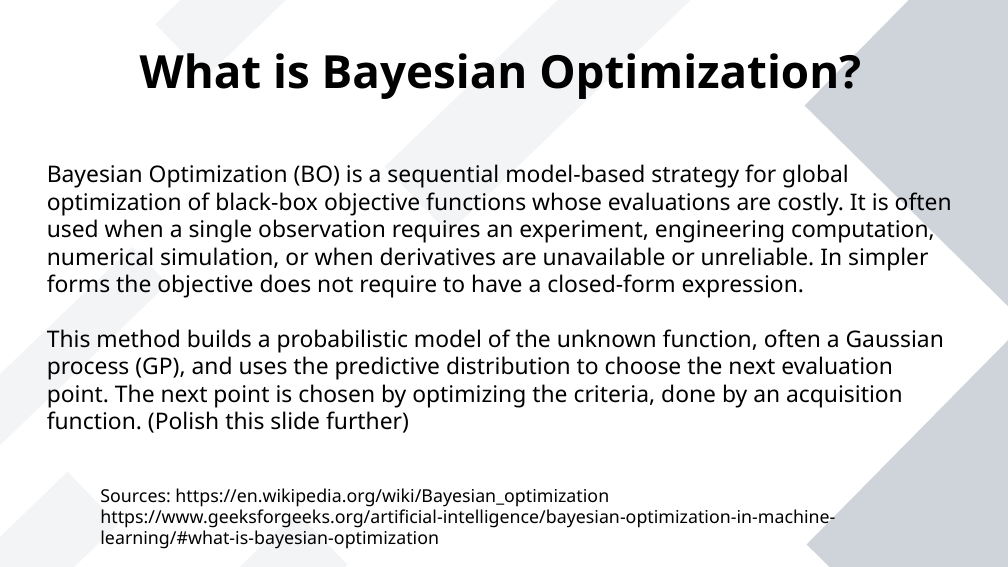
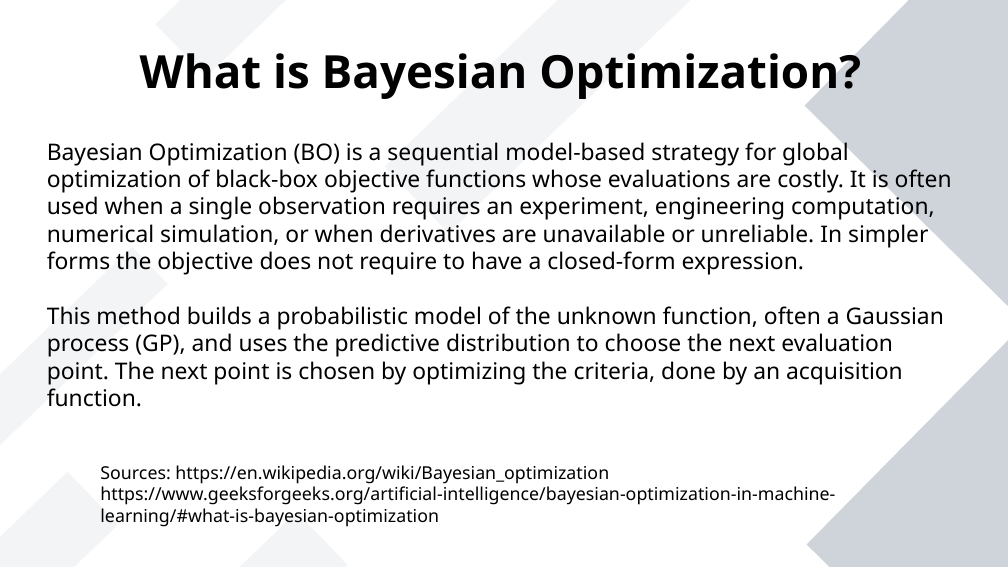
Before and after one commit to landerich/ECEN4293-Final-Project-Bayesian-Optimization, a slide deck: slide 3 of Slide Presentation BO for Charlib.odp. Drawn at 1008x567 pixels with LibreOffice and Linux fonts; fonts in the diff are those of the drawing. Boxes give left, top, right and bottom in pixels: in the first picture for what was removed or moved away, otherwise in the second. Text is boxed around its words. In the diff, an @@ line names an element or a change of style, - is before the commit and + after.

```diff
--- a/Slide Presentation BO for Charlib.odp
+++ b/Slide Presentation BO for Charlib.odp
@@ subtitle "Bayesian Optimization (BO) is a ...": place and size @@
-subtitle "Bayesian Optimization (BO) is a ..." at bbox=[47, 164, 952, 433]
+subtitle "Bayesian Optimization (BO) is a ..." at bbox=[47, 139, 952, 407]
@@ subtitle at bbox=[47, 306, 944, 407]: text changed @@
-This method builds a probabilistic model of the unknown function, often a Gaussian process (GP), and uses the predictive distribution to choose the next evaluation point. The next point is chosen by optimizing the criteria, done by an acquisition function. (Polish this slide further)
+This method builds a probabilistic model of the unknown function, often a Gaussian process (GP), and uses the predictive distribution to choose the next evaluation point. The next point is chosen by optimizing the criteria, done by an acquisition function.
@@ text "Sources: https://en.wikipedia.org/wiki/Bayesian_optimization": place and size @@
-text "Sources: https://en.wikipedia.org/wiki/Bayesian_optimization" at bbox=[100, 488, 835, 549]
+text "Sources: https://en.wikipedia.org/wiki/Bayesian_optimization" at bbox=[100, 465, 835, 527]
```
Also in this commit, not shown: 3 other slides changed, 6 slides added, 4 slides removed, 2 other files.
